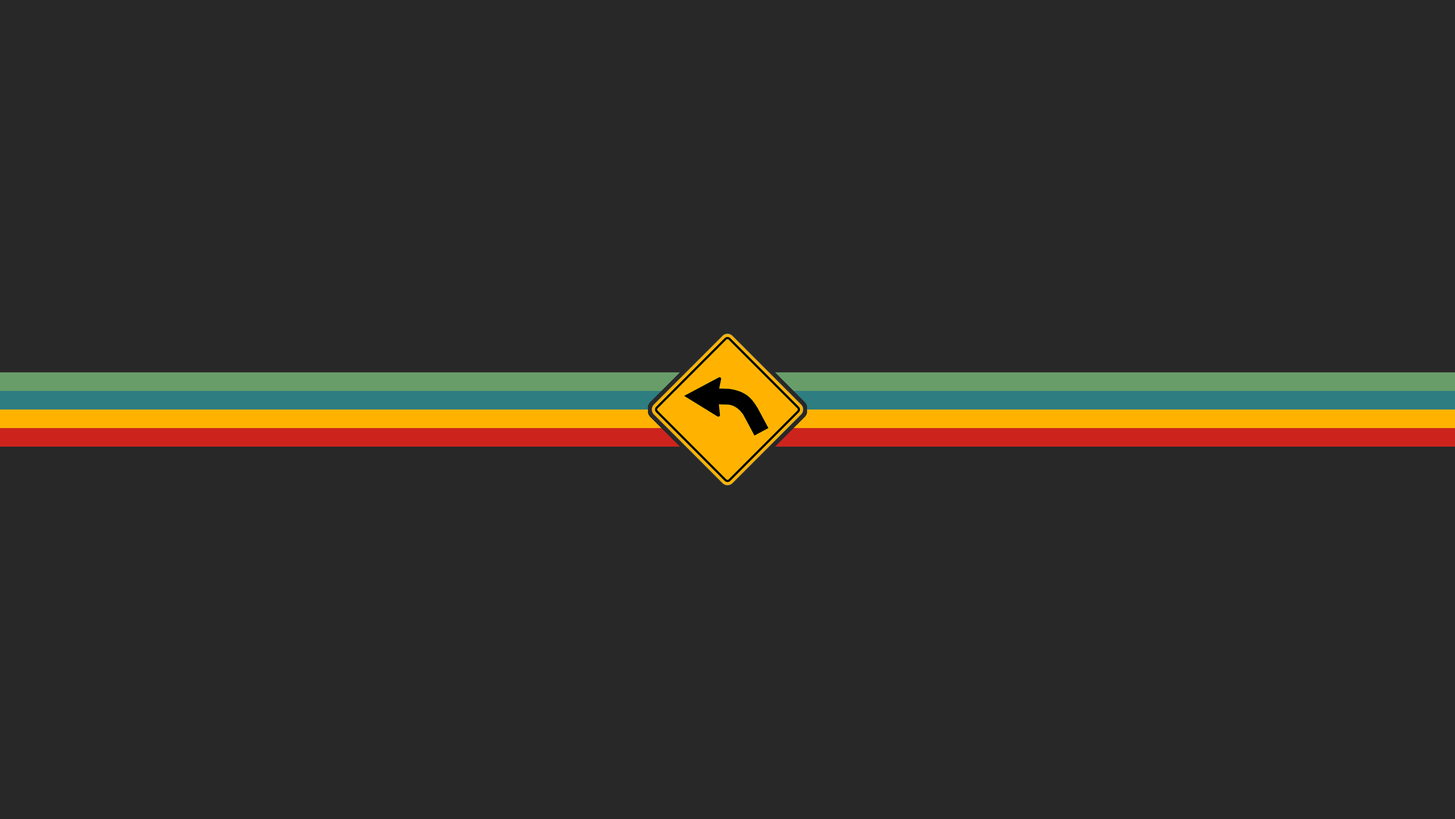
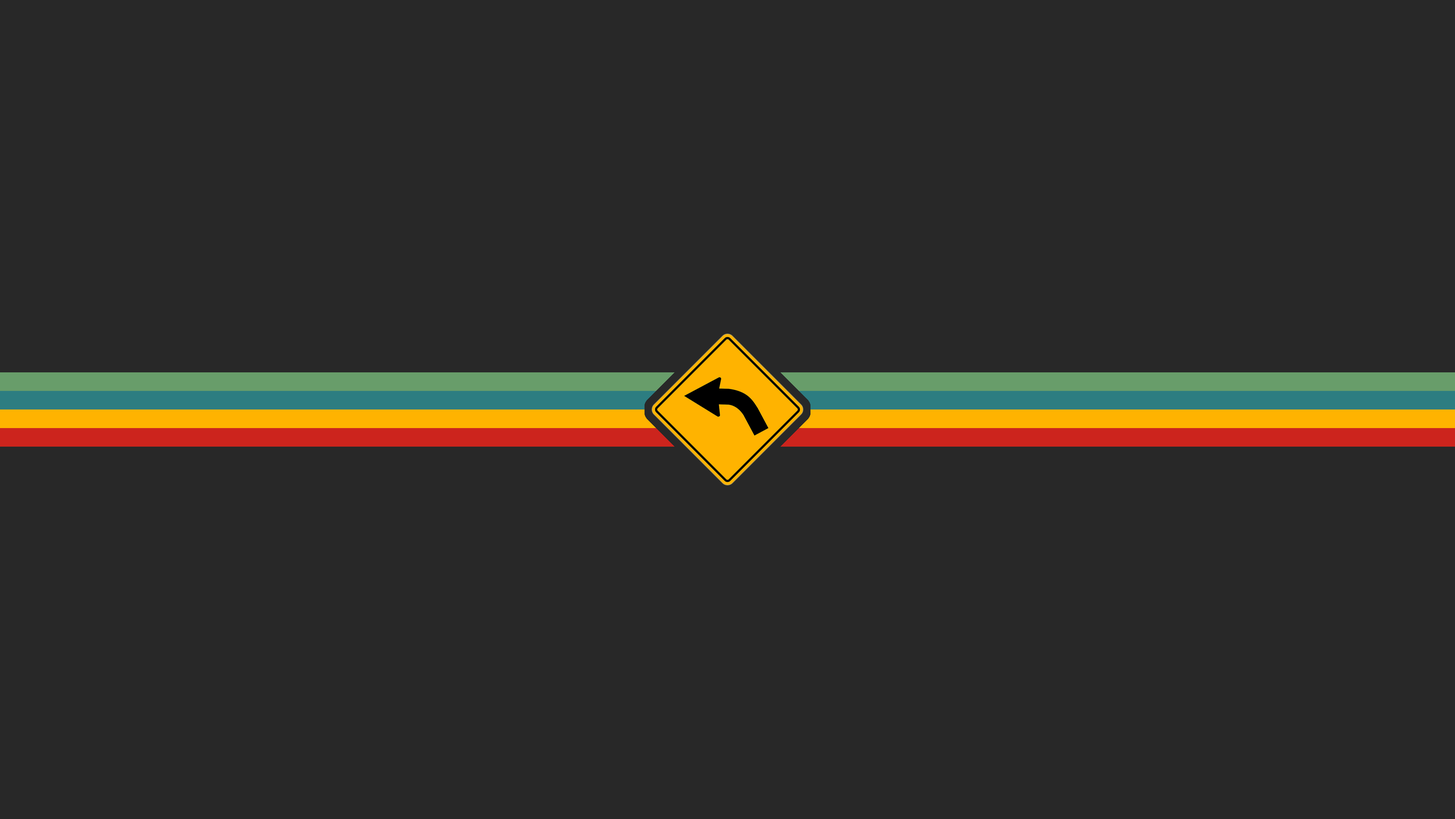
Layered file, before and after one edit (1455x819). Changes by layer:
painted on "LogoBorder" over [644,372,811,447]
